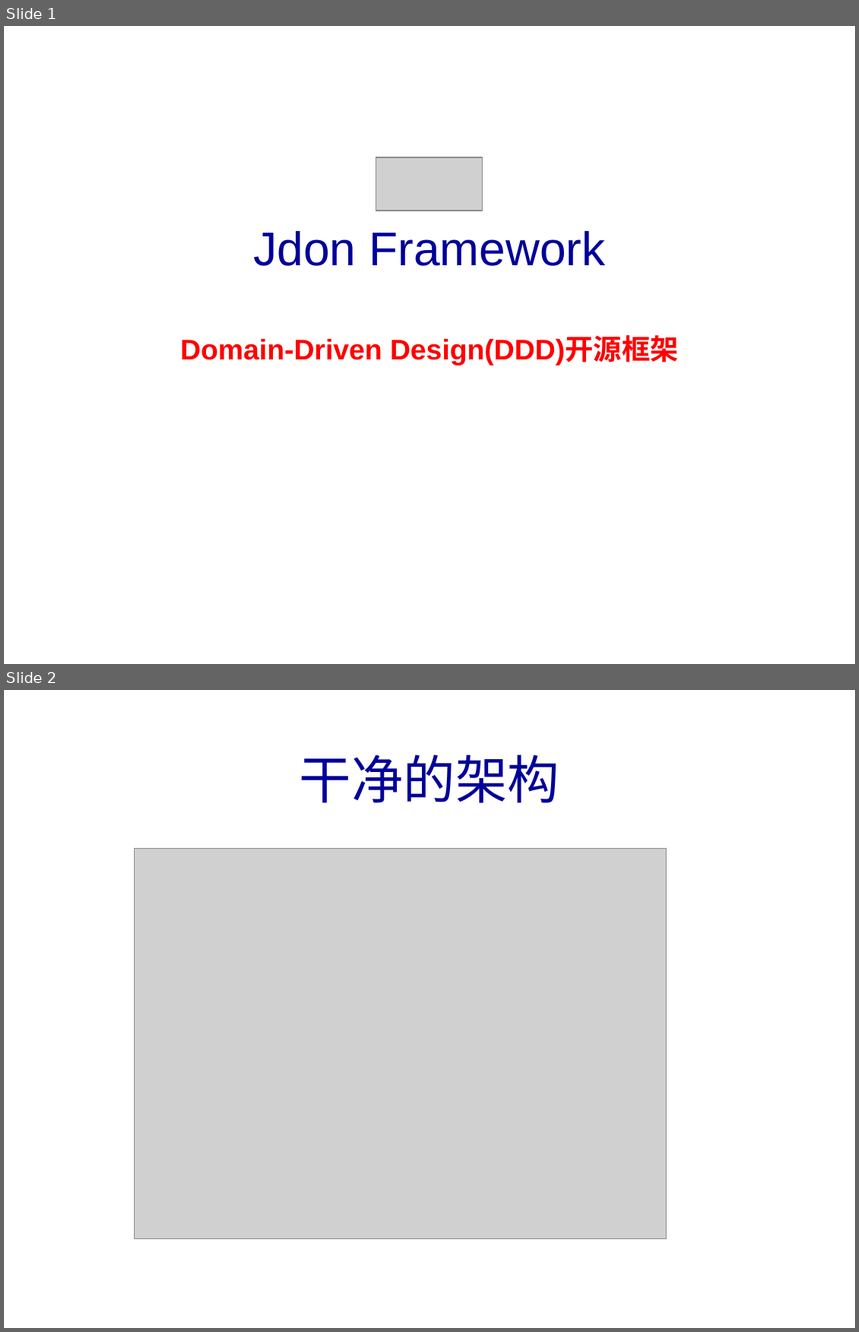
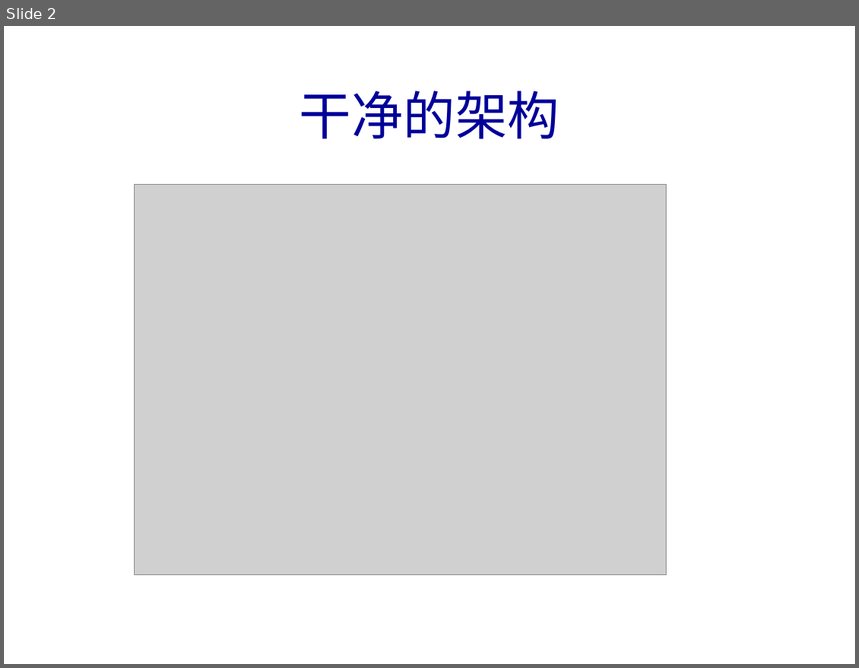
Before and after one commit to banq/jdonframework, a slide deck: doc/chinese/JdonFramework.ppt. Shown one above the other, each under a label of ours: slides 1 and 2 before the commit, slide 2 after it. The pictures are 859x1332 and 859x668 pixels, drawn with LibreOffice and Linux fonts; fonts in the diff are those of the drawing; grey boxes stand for pictures; background and template pictures are left out. Boxes give left, top, right and bottom in pixels: in the first picture for what was removed or moved away, otherwise in the second. Text is boxed around its words. In the diff, an @@ line names an element or a change of style, - is before the commit and + after.

```diff
--- a/doc/chinese/JdonFramework.ppt
+++ b/doc/chinese/JdonFramework.ppt
@@ slide 1 removed at bbox=[4, 26, 855, 664], background picture (left out) @@
@@ picture removed at bbox=[376, 158, 482, 211] @@
@@ title removed at bbox=[180, 231, 679, 366] @@
-Jdon Framework
-Domain-Driven Design(DDD)开源框架
```
Also in this commit, not shown: 1 slide changed, 1 slide added, 1 other file.
